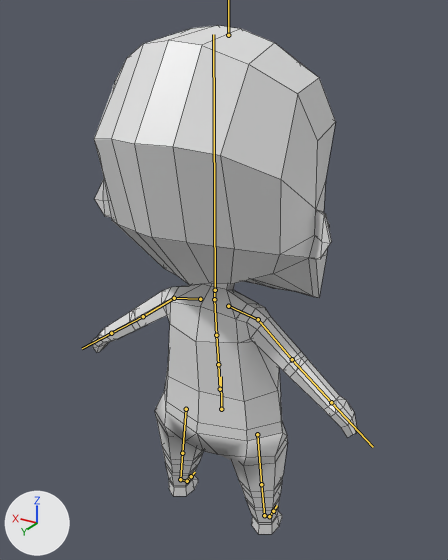
A saved change to the Blender file bad-santa/SANTA.blend.
The view is the same before and after, from a 50 mm lens placed at (-1.17, 1.93, 2.11), pointed at (0.0, -0.03, 1.13). Every picture has the same lights, and +X, +Y and +Z are marked at lower left. The bones that bend it are drawn over the model as lines. Mesh edges are drawn as thin lines.

The first picture shows 'BODY'.
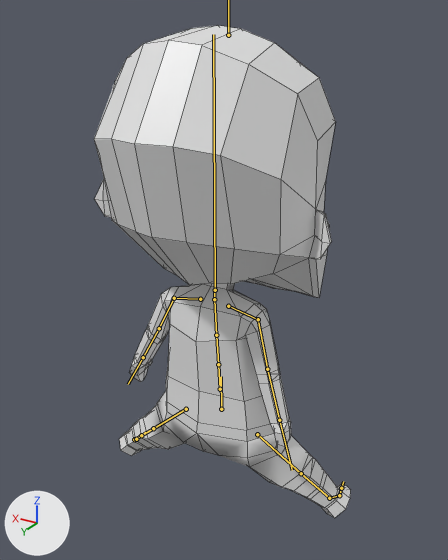
The newer file adds an action. The first version stands in its rest pose; the second is drawn at frame 20 of the action 'idle'.

The edits, one by one:
Bone 'mixamorig:LeftArm' (bone_mixamorig_leftarm) turns from (0, 0, 0) to (23, -10, 7) degrees about its own x, y and z.
Bone 'mixamorig:RightArm' (bone_mixamorig_rightarm) turns from (0, 0, 0) to (35, -9, -11) degrees about its own x, y and z.
Bone 'mixamorig:LeftUpLeg' (bone_mixamorig_leftupleg) turns from (0, 0, 0) to (-1, 4, 41) degrees about its own x, y and z.
Bone 'mixamorig:RightUpLeg' (bone_mixamorig_rightupleg) turns from (0, 0, 0) to (14, 2, -41) degrees about its own x, y and z.

Boxes [x1, y1, x2, y2] around the edits, measured in the pictures (448 x 560 px):
'BODY', posed
    before: [92, 25, 357, 534]
    after: [94, 25, 351, 518]
bone 'mixamorig:LeftArm', root to tip
    before: (174, 298) to (143, 316)
    after: (174, 298) to (159, 328)
bone 'mixamorig:RightArm', root to tip
    before: (258, 319) to (292, 359)
    after: (258, 319) to (267, 369)
bone 'mixamorig:LeftUpLeg', root to tip
    before: (186, 409) to (182, 453)
    after: (186, 409) to (153, 428)
bone 'mixamorig:RightUpLeg', root to tip
    before: (257, 434) to (261, 484)
    after: (257, 434) to (301, 473)
